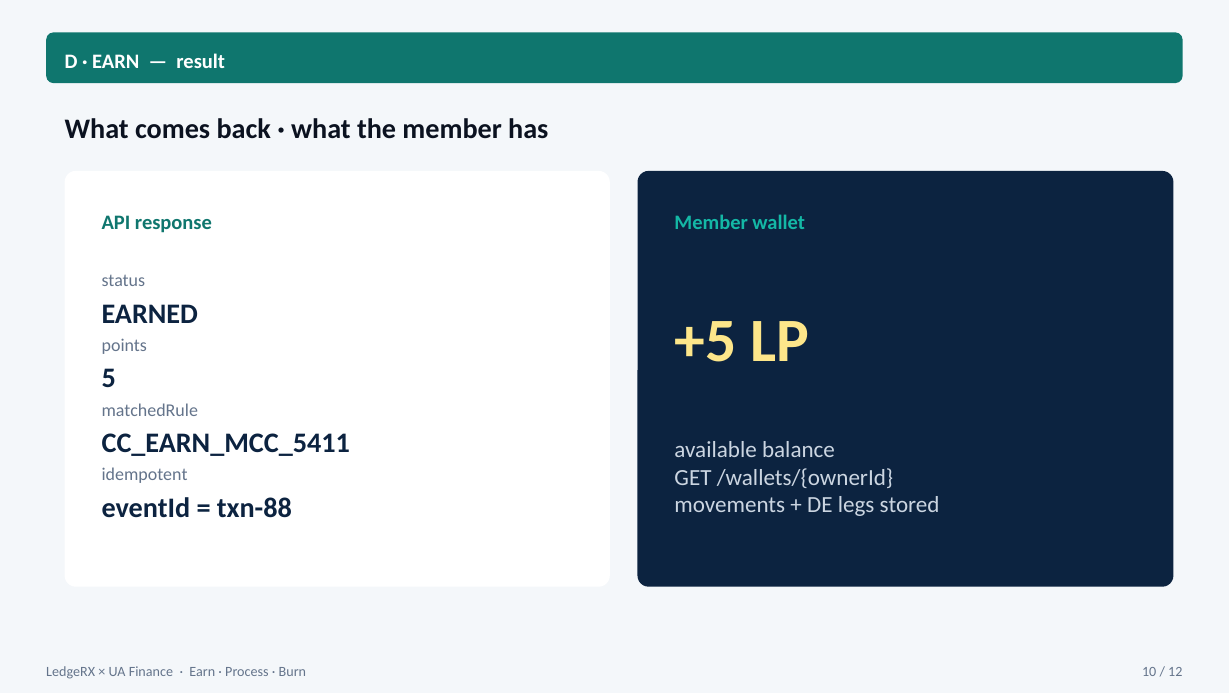
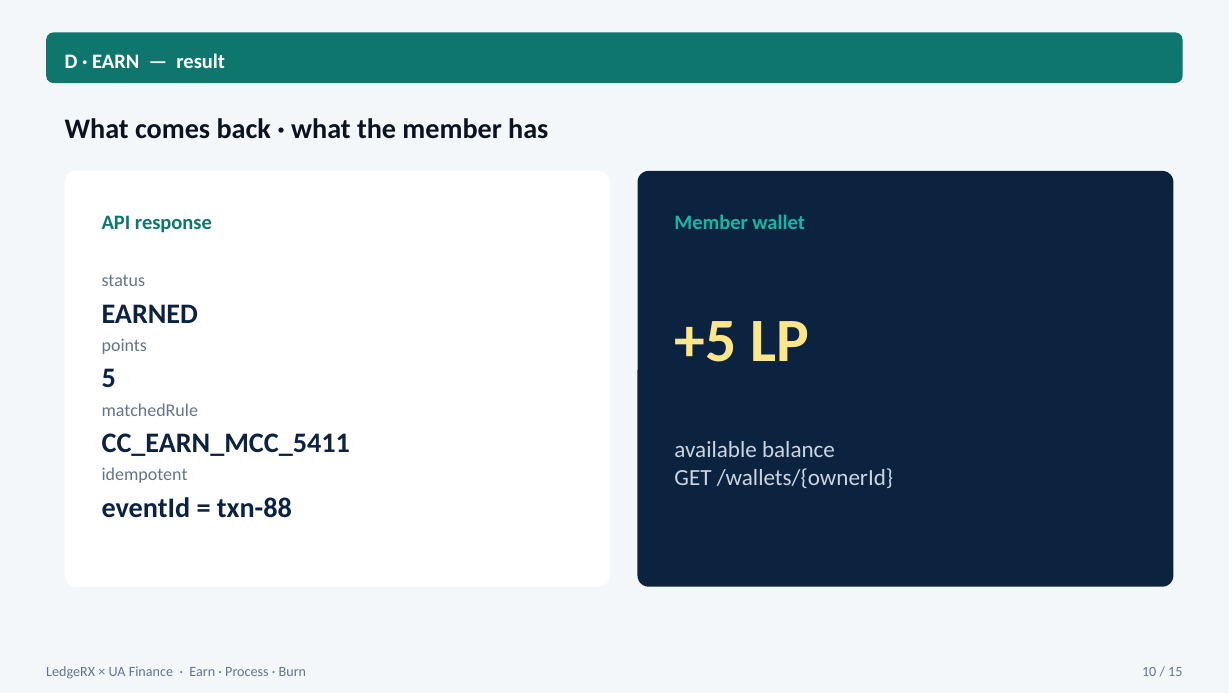
Before and after one commit to yky32/ledger-engine, a slide deck: slide 10 of docs/decks/LedgeRX-UAFinance-Earn-Burn-Slides.pptx. Drawn at 1232x693 pixels with LibreOffice and Linux fonts; fonts in the diff are those of the drawing. Boxes give left, top, right and bottom in pixels: in the first picture for what was removed or moved away, otherwise in the second. Text is boxed around its words. In the diff, an @@ line names an element or a change of style, - is before the commit and + after.

```diff
--- a/docs/decks/LedgeRX-UAFinance-Earn-Burn-Slides.pptx
+++ b/docs/decks/LedgeRX-UAFinance-Earn-Burn-Slides.pptx
@@ text at (674, 496, 940, 516): paragraph removed @@
-movements + DE legs stored
@@ text at (1142, 667, 1182, 676): text changed @@
-10 / 12
+10 / 15
```
Also in this commit, not shown: 11 other slides changed, 3 slides added, 7 other files.
